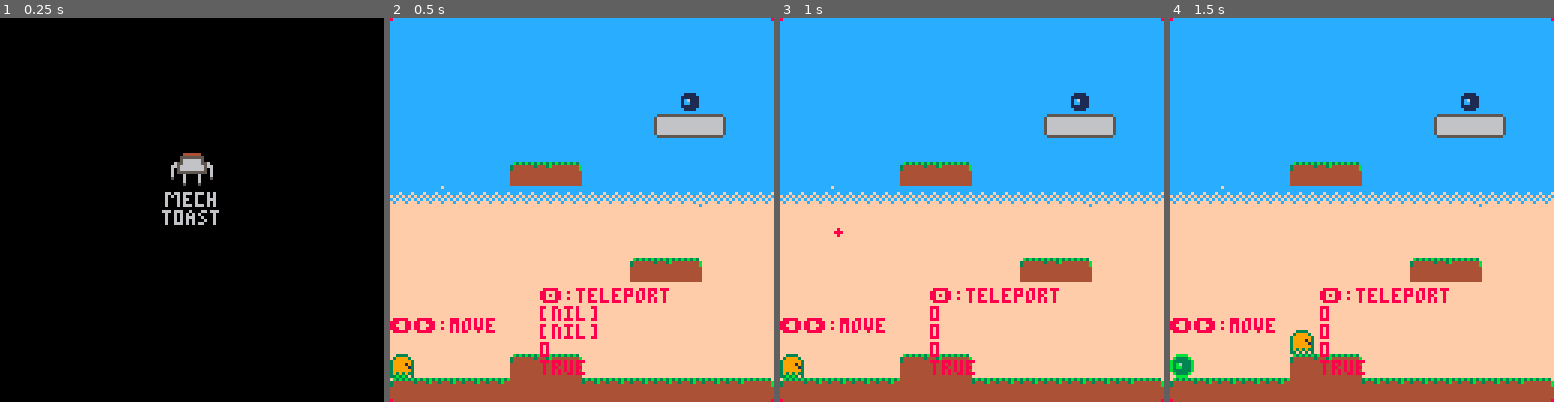
Above: before the commit, frames 1-4 (left to right).
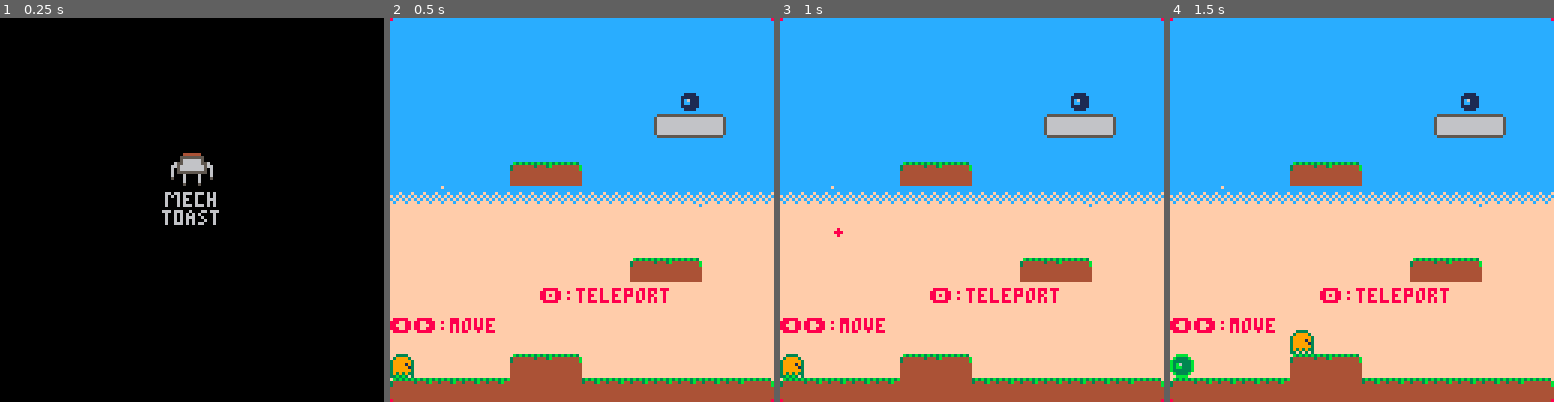
Above: after the commit, the same moments.

Repository: m-r-hunt/Pico-8-Carts
Game: PICO-8 cartridge telegren.p8
Same seed, same stepped clock (60 frames per second), same inputs: the game is played once before the commit and once after it.
Inputs:
- Up to frame 1 (0.25 s): no input
- Up to frame 2 (0.5 s): tap X (X key) at 0.33 s
- Up to frame 3 (1 s): tap O (Z key) at 0.7 s
- Up to frame 4 (1.5 s): tap X (X key) at 1.07 s

Frame 1 is identical in both runs. In frame 2, 0.8% of the frame differs, in the area x 39-54%, y 75-93%; in frame 3, 0.5%; in frame 4, 0.5%.

Commit message:
Remove debug text...

Diff:
--- a/telegren.p8
+++ b/telegren.p8
@@ -70,11 +70,6 @@
  pset(127,0,8)
  pset(0,127,8)
  pset(127,127,8)
-
- print(gren.xcoll)
- print(gren.ycoll)
- print(band(8,gren.xcoll))
- print(not (band(8,gren.xcoll)~=0))
 end
 
 function _update()
